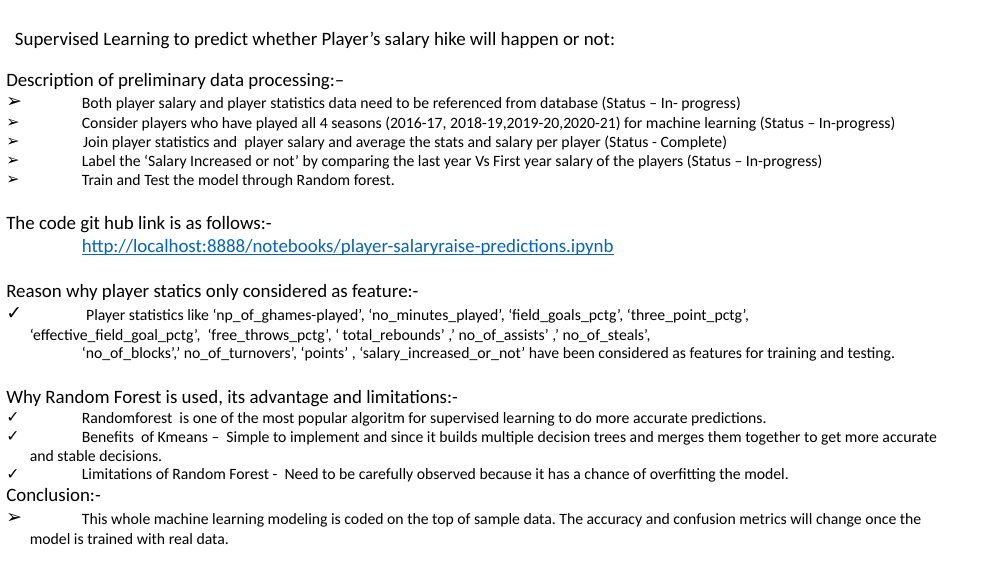
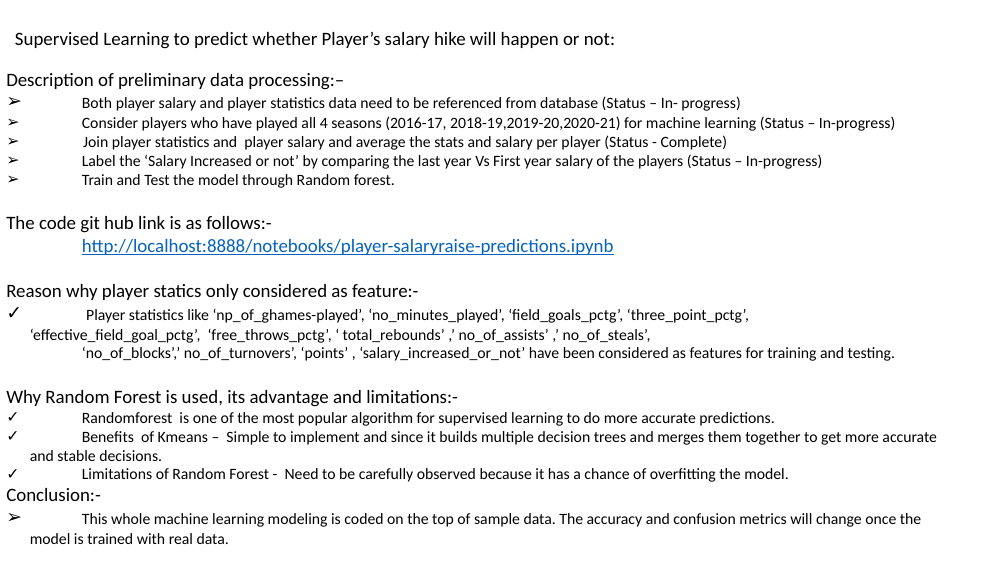
Before and after one commit to asitkumar26/nba-player-analytics, a slide deck: slide 10 of Presentation/NBA Player Analytics- Week 2 Deliverables.pptx. Drawn at 1008x567 pixels with LibreOffice and Linux fonts; fonts in the diff are those of the drawing. Boxes give left, top, right and bottom in pixels: in the first picture for what was removed or moved away, otherwise in the second. Text is boxed around its words. In the diff, an @@ line names an element or a change of style, - is before the commit and + after.

Commit message:
Updated the Segment-3 Presentation slides with Machine Learninhg content on 08/15

```diff
--- a/Presentation/NBA Player Analytics- Week 2 Deliverables.pptx
+++ b/Presentation/NBA Player Analytics- Week 2 Deliverables.pptx
@@ text at (82,412,774,426): text changed @@
-✓ Randomforest is one of the most popular algoritm for supervised learning to do more accurate predictions.
+✓ Randomforest is one of the most popular algorithm for supervised learning to do more accurate predictions.
```
Also in this commit, not shown: 4 other files.
